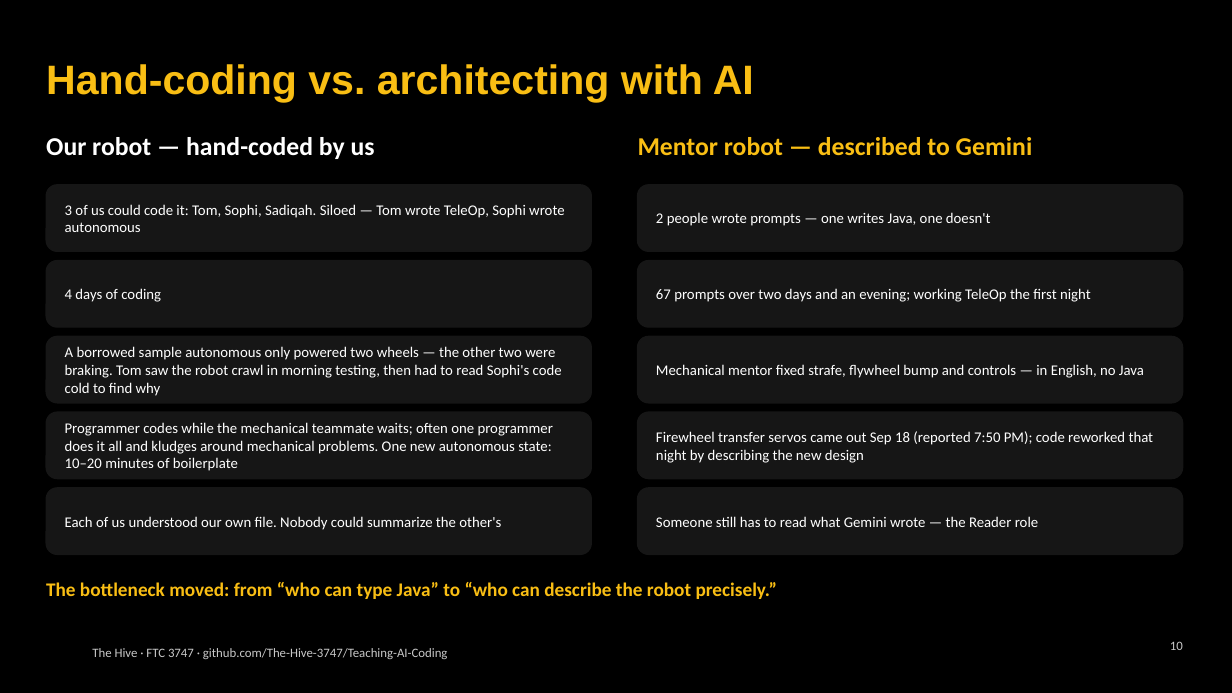
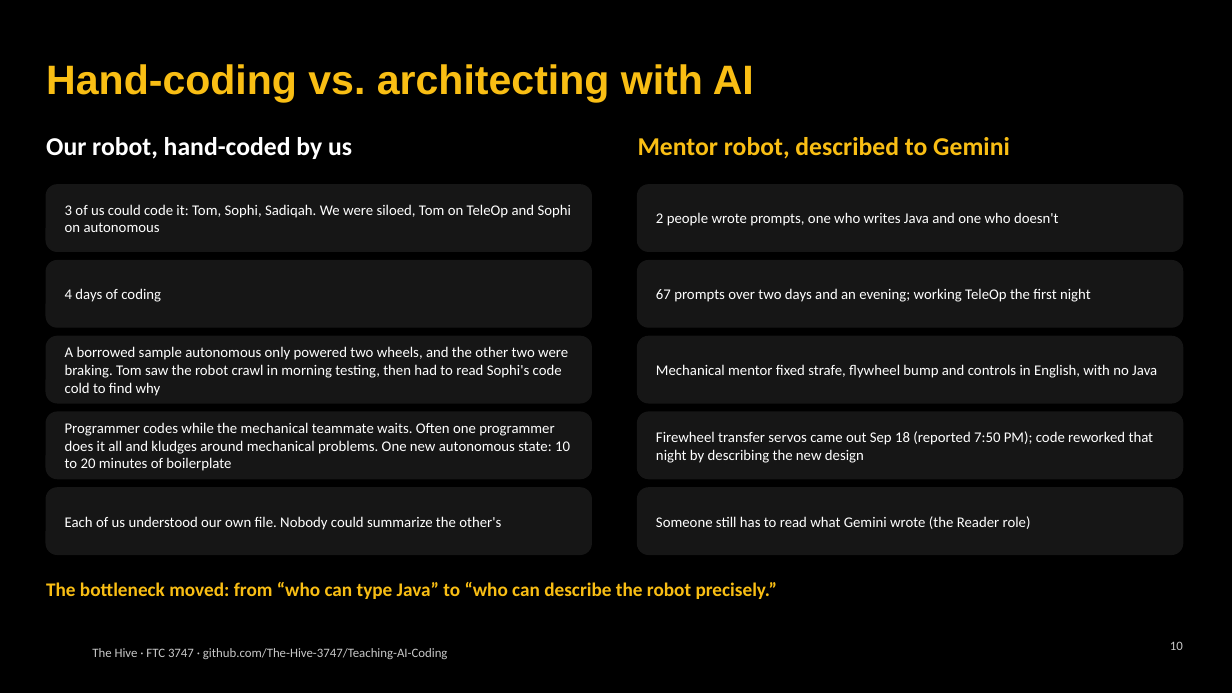
Before and after one commit to The-Hive-3747/Teaching-AI-Coding, a slide deck: slide 10 of slides/kickoff.pptx. Drawn at 1232x693 pixels with LibreOffice and Linux fonts; fonts in the diff are those of the drawing; background and template pictures are left out. Boxes give left, top, right and bottom in pixels: in the first picture for what was removed or moved away, otherwise in the second. Text is boxed around its words. In the diff, an @@ line names an element or a change of style, - is before the commit and + after.

```diff
--- a/slides/kickoff.pptx
+++ b/slides/kickoff.pptx
@@ text at (46, 137, 352, 159): text changed @@
-Our robot — hand-coded by us
+Our robot, hand-coded by us
@@ text at (638, 137, 1010, 159): text changed @@
-Mentor robot — described to Gemini
+Mentor robot, described to Gemini
@@ text at (65, 204, 571, 232): text changed @@
-3 of us could code it: Tom, Sophi, Sadiqah. Siloed — Tom wrote TeleOp, Sophi wrote autonomous
+3 of us could code it: Tom, Sophi, Sadiqah. We were siloed, Tom on TeleOp and Sophi on autonomous
@@ text at (656, 212, 1059, 226): text changed @@
-2 people wrote prompts — one writes Java, one doesn't
+2 people wrote prompts, one who writes Java and one who doesn't
@@ text at (65, 346, 568, 396): text changed @@
-A borrowed sample autonomous only powered two wheels — the other two were braking. Tom saw the robot crawl in morning testing, then had to read Sophi's code cold to find why
+A borrowed sample autonomous only powered two wheels, and the other two were braking. Tom saw the robot crawl in morning testing, then had to read Sophi's code cold to find why
@@ text at (656, 364, 1157, 378): text changed @@
-Mechanical mentor fixed strafe, flywheel bump and controls — in English, no Java
+Mechanical mentor fixed strafe, flywheel bump and controls in English, with no Java
@@ text at (65, 422, 570, 471): text changed @@
-Programmer codes while the mechanical teammate waits; often one programmer does it all and kludges around mechanical problems. One new autonomous state: 10–20 minutes of boilerplate
+Programmer codes while the mechanical teammate waits. Often one programmer does it all and kludges around mechanical problems. One new autonomous state: 10 to 20 minutes of boilerplate
@@ text at (656, 516, 1031, 529): text changed @@
-Someone still has to read what Gemini wrote — the Reader role
+Someone still has to read what Gemini wrote (the Reader role)
```
Also in this commit, not shown: 18 other slides changed, 43 other files.
